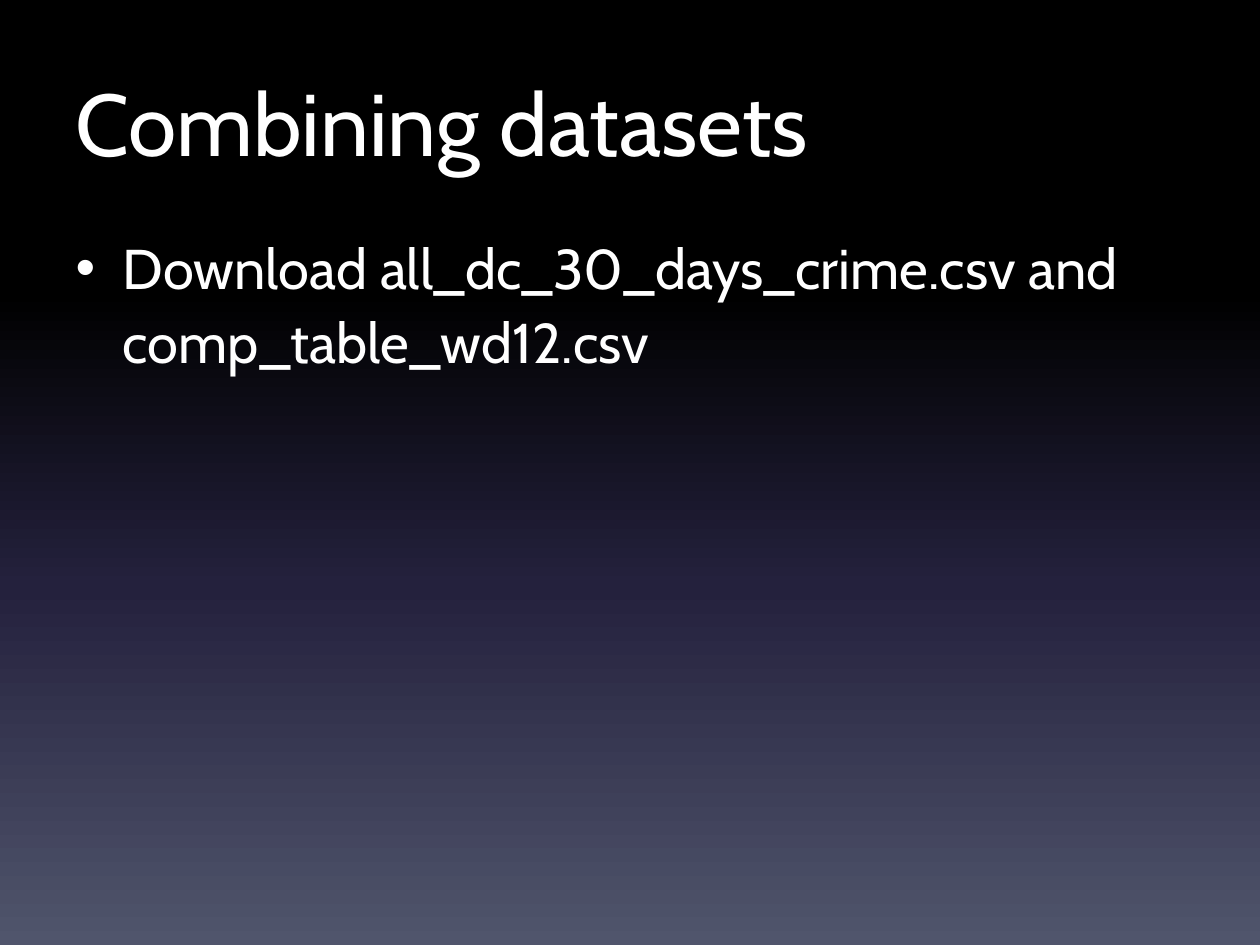
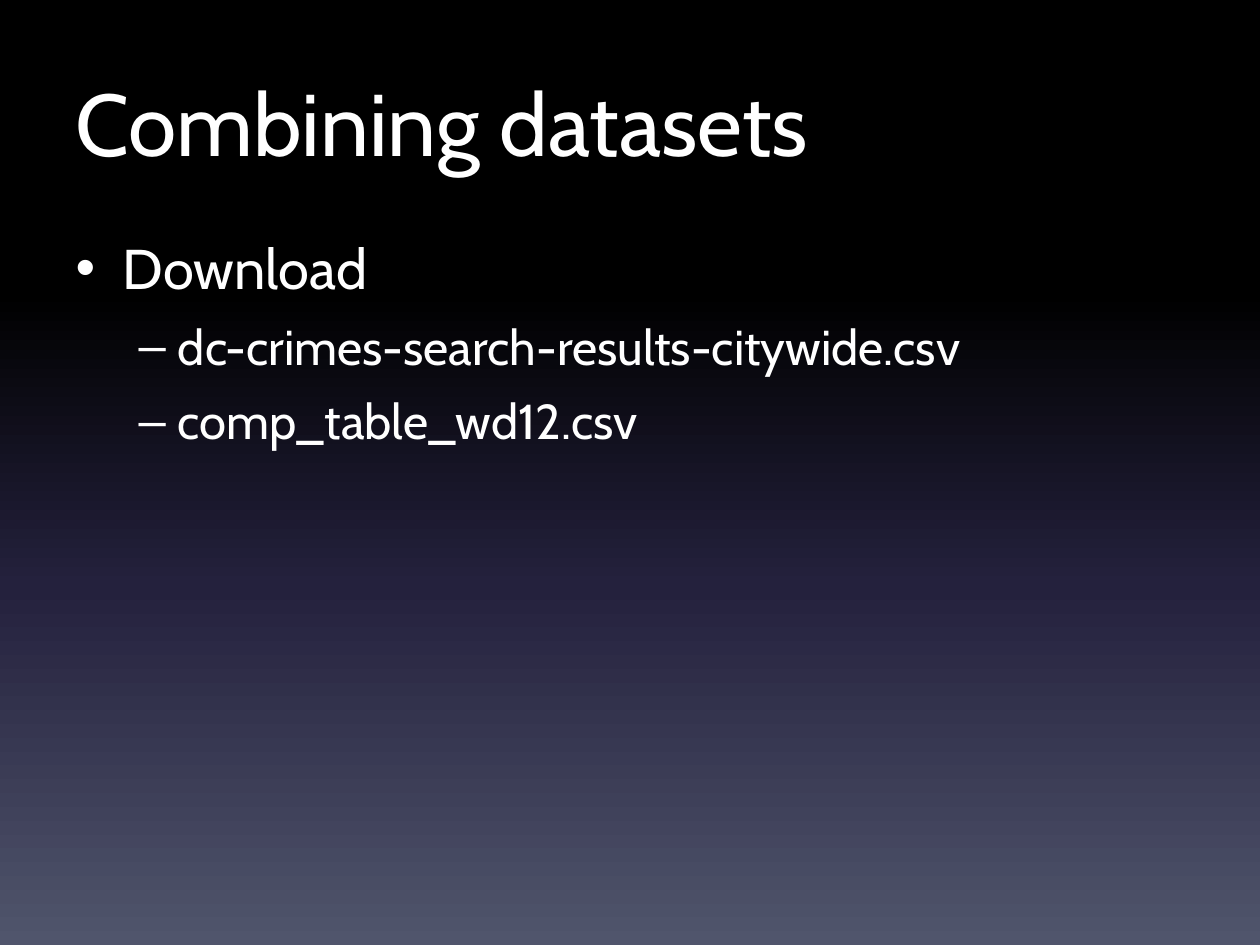
Before and after one commit to shmcminn/datavisualization-fall2021, a slide deck: slide 19 of class5/digitalframeworks-5.pptx. Drawn at 1260x945 pixels with LibreOffice and Linux fonts; fonts in the diff are those of the drawing. Boxes give left, top, right and bottom in pixels: in the first picture for what was removed or moved away, otherwise in the second. Text is boxed around its words. In the diff, an @@ line names an element or a change of style, - is before the commit and + after.

```diff
--- a/class5/digitalframeworks-5.pptx
+++ b/class5/digitalframeworks-5.pptx
@@ text at (123,247,960,451): text changed; size 32 to 28 pt @@
-• Download all_dc_30_days_crime.csv and comp_table_wd12.csv
+• Download
+  – dc-crimes-search-results-citywide.csv
+  – comp_table_wd12.csv
```
Also in this commit, not shown: 2 other slides changed, 1 other file.
